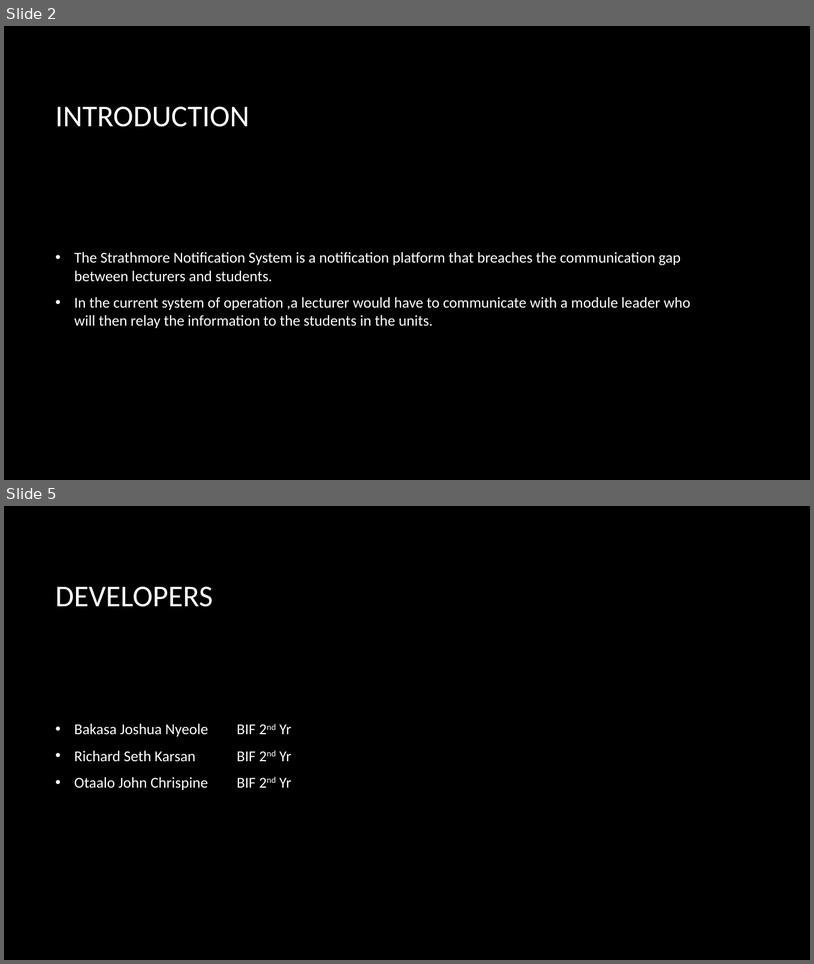
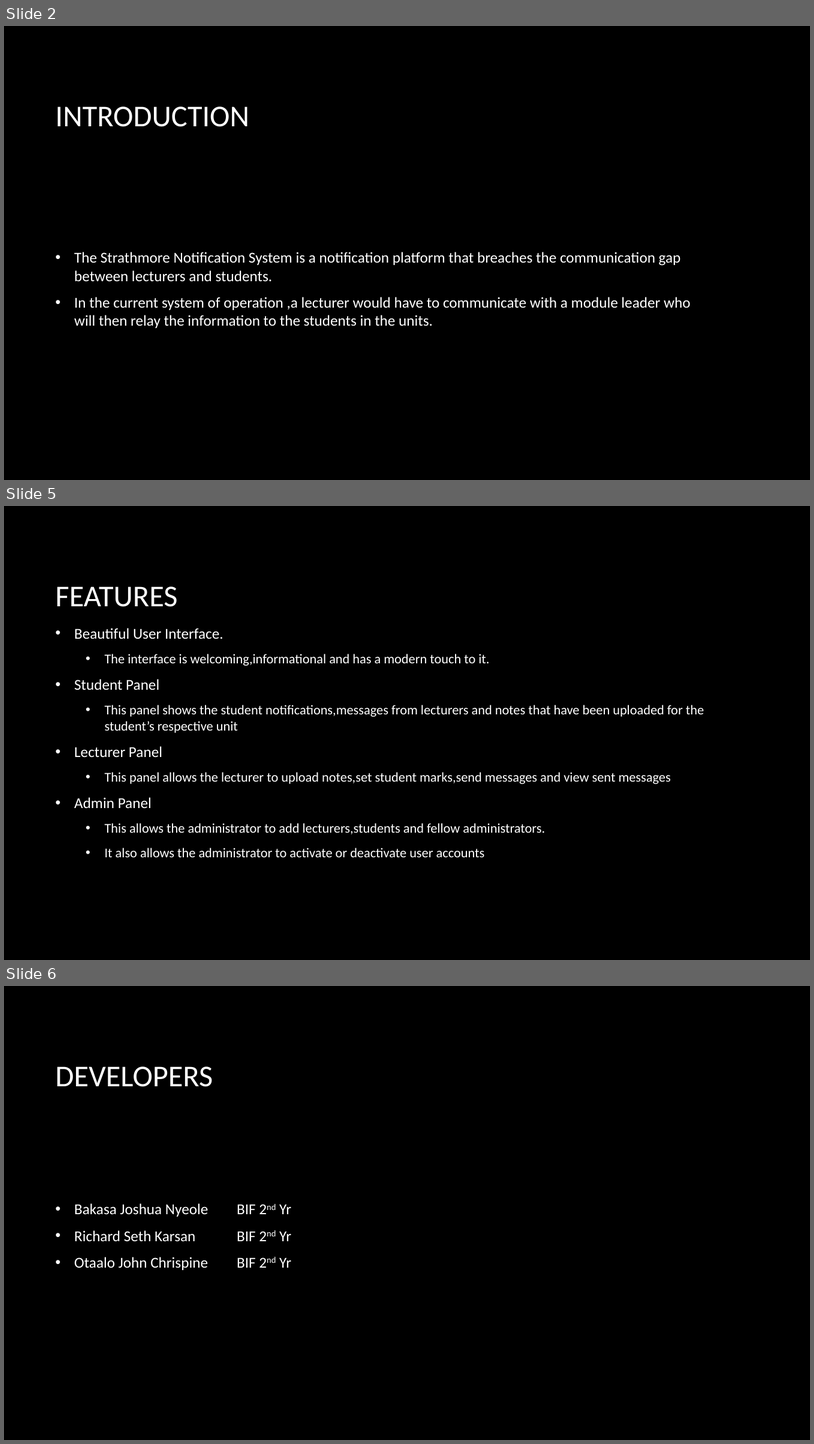
Before and after one commit to WillyMareka/TicketingSystem, a slide deck: STRATHMORE NOTIFICATION SYSTEM.pptx. Shown one above the other, each under a label of ours: slides 2 and 5 before the commit, slides 2, 5 and 6 after it; the slides between them are not shown. The pictures are 814x964 and 814x1444 pixels, drawn with LibreOffice and Linux fonts; fonts in the diff are those of the drawing; background and template pictures are left out. Boxes give left, top, right and bottom in pixels: in the first picture for what was removed or moved away, otherwise in the second. Text is boxed around its words. In the diff, an @@ line names an element or a change of style, - is before the commit and + after.

```diff
--- a/STRATHMORE NOTIFICATION SYSTEM.pptx
+++ b/STRATHMORE NOTIFICATION SYSTEM.pptx
@@ slide 5 added at bbox=[4, 506, 810, 960], background picture (left out) @@
@@ title added at bbox=[56, 586, 178, 607], 36 pt, text #FFFFFF @@
+FEATURES
@@ text added at bbox=[74, 628, 704, 857], 16 pt, text #FFFFFF @@
+• Beautiful User Interface.
+  • The interface is welcoming,informational and has a modern touch to it.
+• Student Panel
+  • This panel shows the student notifications,messages from lecturers and notes that have been uploaded for the student’s respective unit
+• Lecturer Panel
+  • This panel allows the lecturer to upload notes,set student marks,send messages and view sent messages
+• Admin Panel
+  • This allows the administrator to add lecturers,students and fellow administrators.
+  • It also allows the administrator to activate or deactivate user accounts
@@ what was slide 5 is now slide 6 @@
```
Also in this commit, not shown: 3 slides changed, 1 slide removed, 3 other files.
